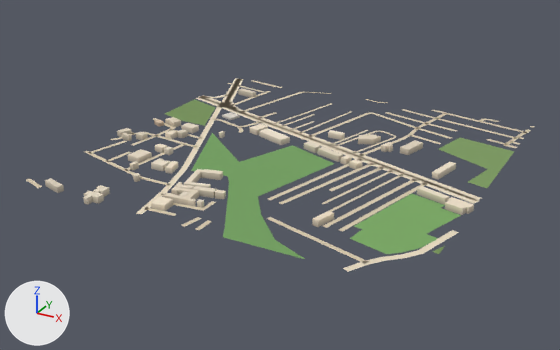
A saved change to the glTF model public/assets/bengaluru-region-v1/tiles/t35_-22-l0.glb.
One viewpoint serves both versions: a camera (50 mm lens) standing at (18190.0, -11603.0, 388.0) and looking at (17735.0, -10775.0, -26.0). The axes (+X, +Y, +Z) are drawn at lower left. The lights are the same throughout. The older version comes first. Vertices at exactly the same position are counted once.

Script lines for the objects in view, before the commit:
```python
me_building = bpy.data.meshes.new('building')
me_building.from_pydata(...)  # 494 vertices, 659 faces; spans x -2.0..502.0, y -7.0..436.0, z 0.0..8.0
me_building.materials.append(mat_building)
me_ground = bpy.data.meshes.new('ground')
me_ground.from_pydata(...)  # 974 vertices, 893 faces; spans x -4.0..504.0, y -3.0..503.0, z 1.0
me_ground.materials.append(mat_ground)
ob_building = bpy.data.objects.new('building', me_building)
ob_building.location = (17500.0, -11000.0, 0.0)
ob_ground = bpy.data.objects.new('ground', me_ground)
ob_ground.location = (17500.0, -11000.0, 0.0)
```
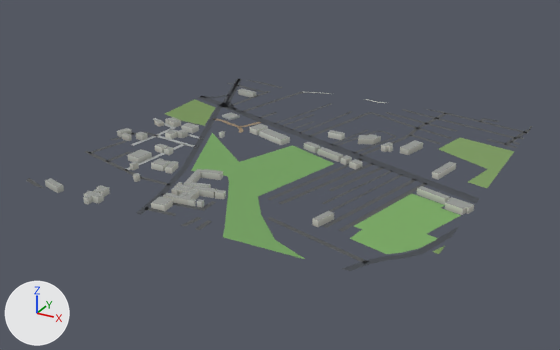
What differs and where, as boxes [x1, y1, x2, y2] in the pictures (560 x 350 px; the box of a moved part takes in the faces that stretch with it):
'ground', reshaped
    before: [26, 78, 534, 272]
    after: [27, 78, 533, 271]
part 1 of me_building, recoloured
    both: [45, 88, 474, 227]
part 2 of me_ground, rebuilt
    before: [223, 104, 481, 200]
    after: [224, 104, 480, 201]
part 3 of me_ground, rebuilt
    before: [223, 106, 479, 204]
    after: [223, 107, 478, 203]
part 4 of me_ground, rebuilt (17% narrower)
    before: [220, 78, 242, 104]
    after: [222, 78, 240, 104]
part 5 of me_ground, rebuilt (17% narrower, 9% shorter)
    before: [199, 95, 227, 105]
    after: [198, 97, 221, 106]
part 6 of me_ground, added
    after: [225, 79, 242, 106]
part 7 of me_ground, moved or reshaped
    both: [153, 79, 446, 128]
part 8 of me_ground, moved or reshaped
    before: [479, 118, 534, 148]
    after: [479, 118, 533, 148]
part 9 of me_ground, moved or reshaped
    before: [26, 151, 91, 188]
    after: [27, 151, 91, 189]
part 10 of me_ground, moved or reshaped
    before: [343, 230, 459, 272]
    after: [342, 226, 459, 271]
part 11 of me_ground, recoloured
    both: [41, 84, 530, 266]

Patch to the scene script:
```diff
--- a/public/assets/bengaluru-region-v1/tiles/t35_-22-l0.glb.py
+++ b/public/assets/bengaluru-region-v1/tiles/t35_-22-l0.glb.py
@@ me_building @@
 # used by ob_building; location = (17500.0, -11000.0, 0.0)
-me_building.from_pydata(...)  # 494 vertices, 659 faces; spans x -2.0..502.0, y -7.0..436.0, z 0.0..8.0
+me_building.from_pydata(...)  # 494 vertices, 820 faces; spans x -2.0..502.0, y -7.0..436.0, z 0.0..8.0
+# me_building part 1: 659 kept faces spanning x -2.0..502.0, y -7.0..436.0, z 0.0..8.0 get new vertex colours
+# edits to the shape of me_building do not show in these pictures
 me_building.materials.append(mat_building)
@@ me_ground @@
 # used by ob_ground; location = (17500.0, -11000.0, 0.0)
-me_ground.from_pydata(...)  # 974 vertices, 893 faces; spans x -4.0..504.0, y -3.0..503.0, z 1.0
+me_ground.from_pydata(...)  # 995 vertices, 914 faces; spans x 0.0..500.0, y 0.0..500.0, z 1.0
+# me_ground part 2: the loose piece of 42 vertices spanning x 52.0..502.0, y 213.0..374.0, z 1.0 is rebuilt with 44 vertices and now spans x 53.0..500.0, y 215.0..372.0, z 1.0
+# me_ground part 3: the loose piece of 38 vertices spanning x 61.0..502.0, y 205.0..364.0, z 1.0 is rebuilt with 40 vertices and now spans x 62.0..500.0, y 207.0..361.0, z 1.0
+# me_ground part 4: the loose piece of 14 vertices spanning x -4.0..61.0, y 367.0..502.0, z 1.0 is rebuilt with 17 vertices and now spans x 0.0..58.0, y 368.0..500.0, z 1.0
+# me_ground part 5: the loose piece of 8 vertices spanning x -2.0..57.0, y 363.0..392.0, z 1.0 is rebuilt with 6 vertices and now spans x 0.0..55.0, y 358.0..383.0, z 1.0
+# me_ground part 6: a new loose piece of 14 vertices spanning x 1.0..64.0, y 364.0..500.0, z 1.0, in mat_ground
+# me_ground part 7: 11 vertices moved from x -1.0..179.0, y 199.0..501.0, z 1.0 to x 0.0..185.0, y 198.0..500.0, z 1.0; 35 vertices removed from x -2.0..350.0, y 205.0..503.0, z 1.0; 29 vertices added at x 0.0..364.0, y 205.0..500.0, z 1.0
+# me_ground part 8: 9 vertices moved from x 427.0..502.0, y 404.0..501.0, z 1.0 to x 427.0..500.0, y 405.0..500.0, z 1.0; 14 vertices removed from x 433.0..503.0, y 401.0..501.0, z 1.0; 18 vertices added at x 430.0..500.0, y 401.0..500.0, z 1.0
+# me_ground part 9: 5 vertices moved from x -1.0..32.0, y -3.0..117.0, z 1.0 to x 0.0..40.0, y 0.0..118.0, z 1.0; 2 vertices removed from x -1.0..1.0, y 8.0..13.0, z 1.0; 4 vertices added at x 0.0..6.0, y 6.0..14.0, z 1.0
+# me_ground part 10: 3 vertices moved from x 427.0..495.0, y 2.0..100.0, z 1.0 to x 435.0..496.0, y 0.0..104.0, z 1.0; 3 vertices removed from x 434.0..504.0, y -2.0..131.0, z 1.0; 5 vertices added at x 426.0..500.0, y 0.0..144.0, z 1.0
+# me_ground part 11: 437 kept faces spanning x 0.0..500.0, y 0.0..500.0, z 1.0 get new vertex colours; the middle colour goes from beige #d7c9ae to dark grey #535556
+# other edits to the shape of me_ground do not show in these pictures
 me_ground.materials.append(mat_ground)
```
